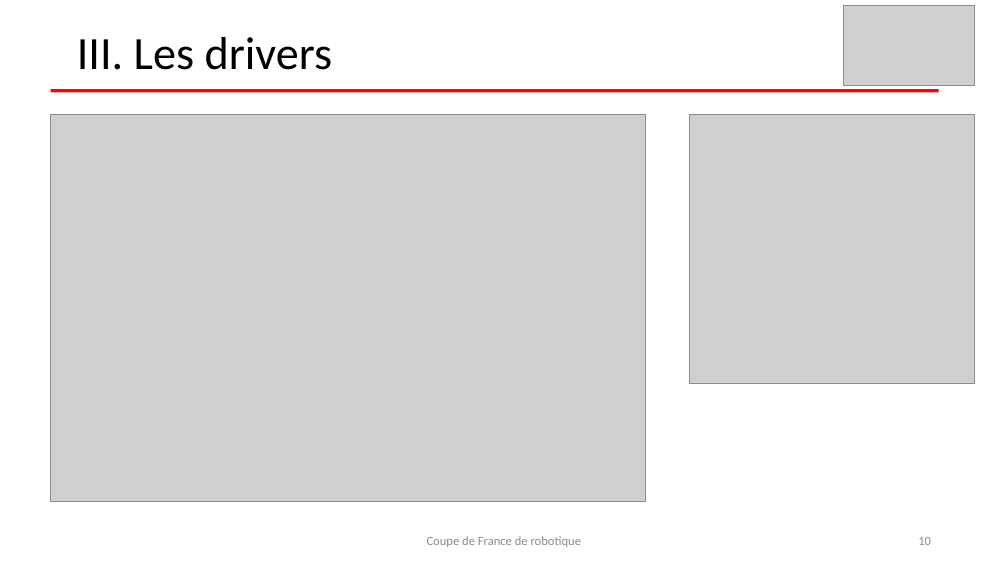
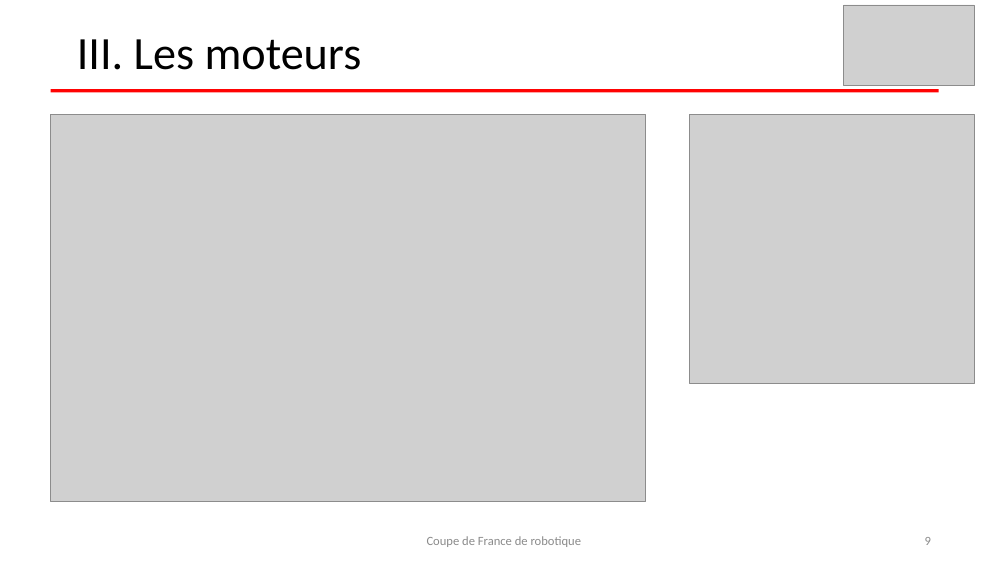
Before and after one commit to nsobczak/CoupeDeFrance, a slide deck: slide 9 of Présentation 1er semestre/2016-12 Présentation coupe de France.pptx (slide 10 before the commit). Drawn at 1008x567 pixels with LibreOffice and Linux fonts; fonts in the diff are those of the drawing; grey boxes stand for pictures. Boxes give left, top, right and bottom in pixels: in the first picture for what was removed or moved away, otherwise in the second. Text is boxed around its words. In the diff, an @@ line names an element or a change of style, - is before the commit and + after.

```diff
--- a/Présentation 1er semestre/2016-12 Présentation coupe de France.pptx
+++ b/Présentation 1er semestre/2016-12 Présentation coupe de France.pptx
@@ text at (x1=77, y1=39, x2=362, y2=70): text changed @@
-III. Les drivers
+III. Les moteurs
@@ page number at (x1=925, y1=537, x2=931, y2=545): text changed @@
-10
+9
```
Also in this commit, not shown: 7 other slides changed.
